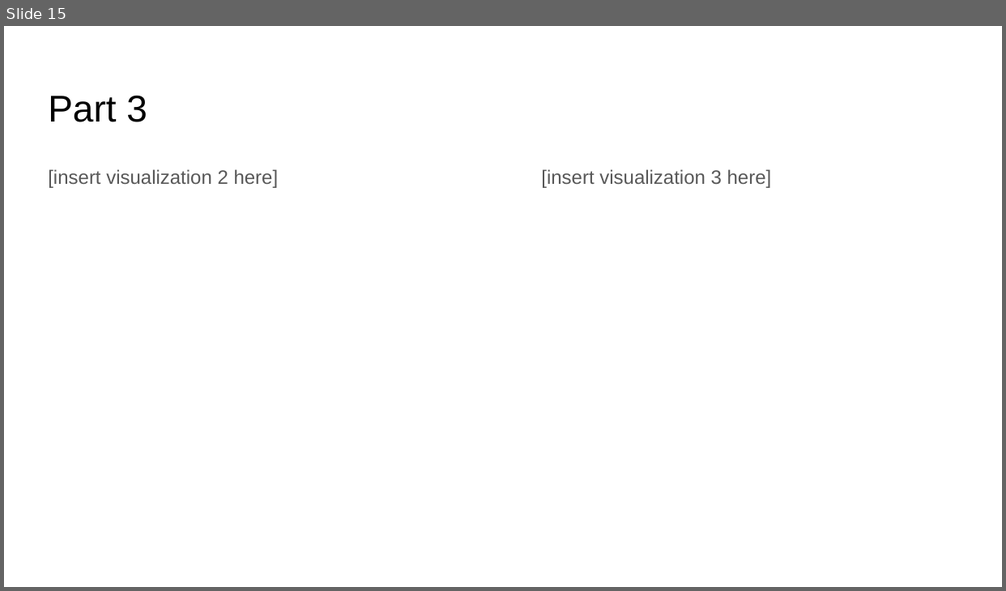
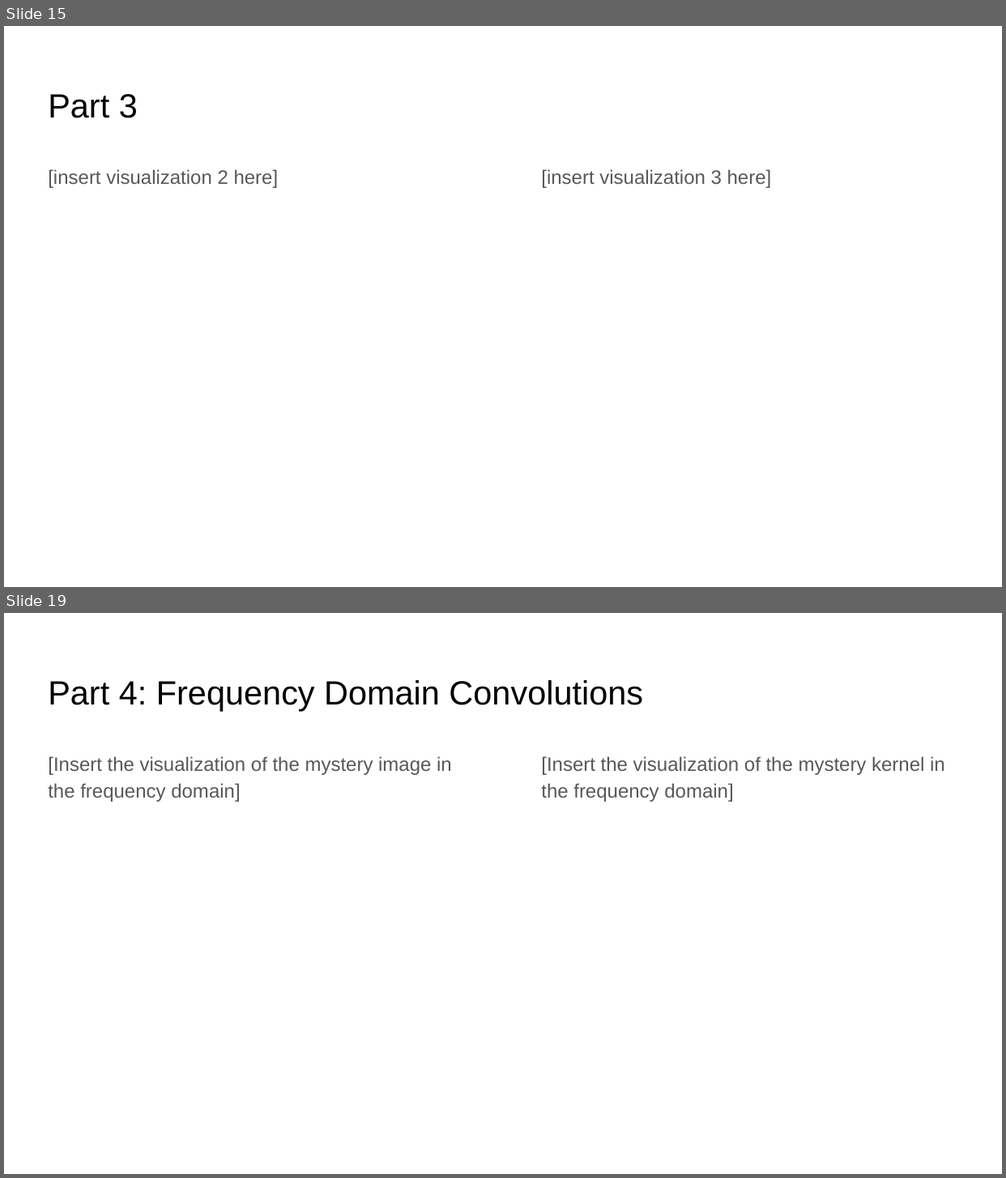
Before and after one commit to aashutoshav/Computer-Vision-Project-1, a slide deck: docs/report.pptx. Shown one above the other, each under a label of ours: slide 15 before the commit, slides 15 and 19 after it; the slides between them are not shown. The pictures are 1006x591 and 1006x1178 pixels, drawn with LibreOffice and Linux fonts; fonts in the diff are those of the drawing. Boxes give left, top, right and bottom in pixels: in the first picture for what was removed or moved away, otherwise in the second. Text is boxed around its words. In the diff, an @@ line names an element or a change of style, - is before the commit and + after.

Commit message:
Update student version for part 4 Spring 2022

```diff
--- a/docs/report.pptx
+++ b/docs/report.pptx
@@ slide 19 added at (x1=4, y1=613, x2=1002, y2=1174), background #FFFFFF @@
@@ title added at (x1=48, y1=680, x2=643, y2=711), 24.2 pt, text #000000 @@
+Part 4: Frequency Domain Convolutions
@@ text added at (x1=48, y1=756, x2=452, y2=802), 14 pt, text #585858 @@
+[Insert the visualization of the mystery image in the frequency domain]
@@ text added at (x1=541, y1=756, x2=945, y2=802), 14 pt, text #585858 @@
+[Insert the visualization of the mystery kernel in the frequency domain]
@@ slide 15 changed as well @@
@@ title "Part 3" at (x1=48, y1=94, x2=138, y2=118): size 26.9 to 24.2 pt @@
```
Also in this commit, not shown: 15 other slides changed, 5 other slides added, 11 other files.
